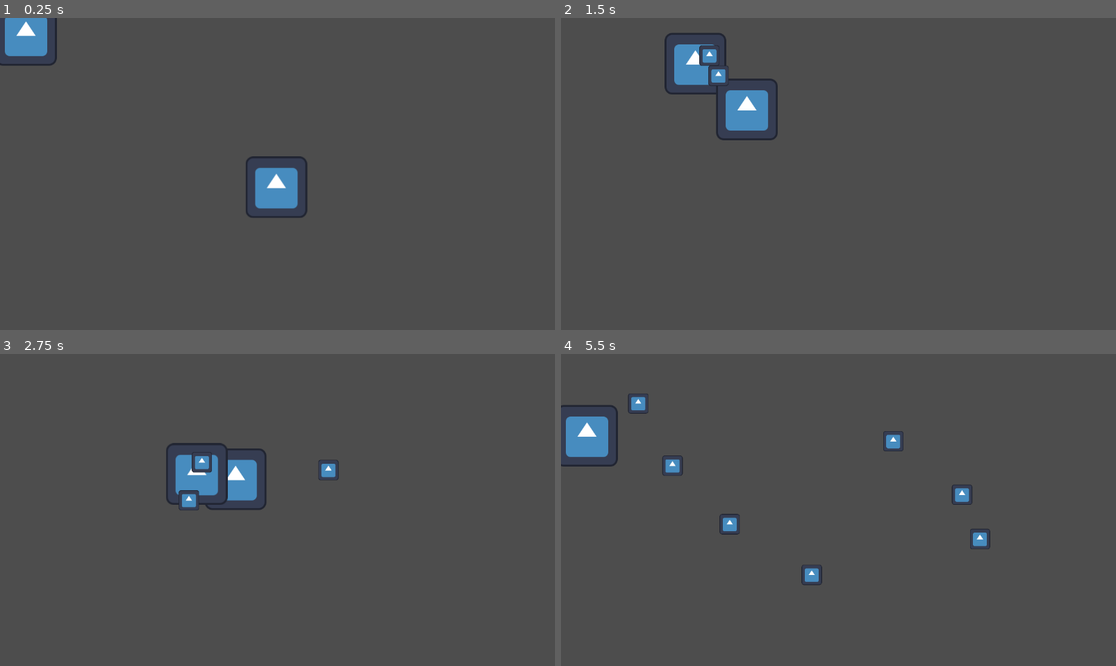
Above: before the commit, frames 1-4 (two rows, left to right).
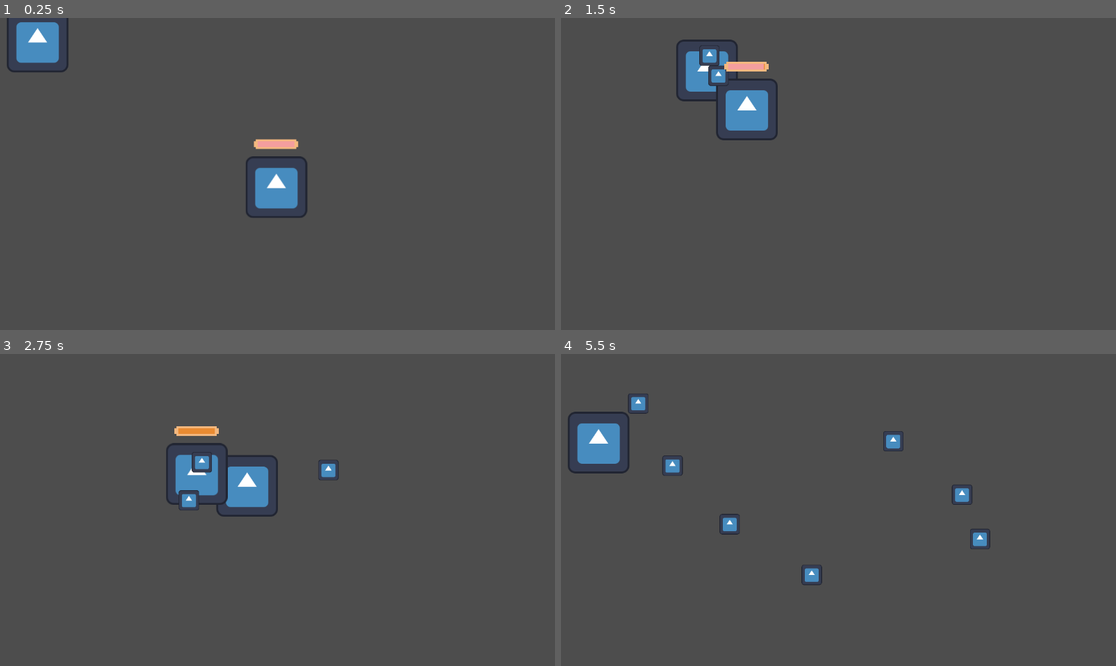
Above: after the commit, the same moments.

Repository: Nineteenn1/catsgame
Game: Godot game, scene res://scenes/main.tscn
The game is run twice, just before and just after one commit, with the same random seed, the same clock (stepped at 60 frames per second) and the same inputs. The engine's default icon, where the game draws it, is replaced by a stand-in: a white triangle on a blue panel in a dark square.
Inputs (mouse positions are in pixels of both pictures, inside the frame that each line leads up to):
- Up to frame 1 (0.25 s): no input
- Up to frame 2 (1.5 s): move the mouse to (960, 158) at 0.52 s; hold D (RIGHT) 0.53-1.28 s; click (960, 158) at 0.6 s; move the mouse to (727, 189) at 1.27 s; hold S (DOWN) from 1.28 s (still down); click (727, 189) at 1.35 s
- Up to frame 3 (2.75 s): move the mouse to (333, 441) at 2.02 s; release S (DOWN) at 2.03 s; hold D (RIGHT) from 2.03 s (still down); click (333, 441) at 2.1 s
- Up to frame 4 (5.5 s): move the mouse to (810, 572) at 2.77 s; release D (RIGHT) at 2.78 s; hold W (UP) 2.78-3.53 s; click (810, 572) at 2.85 s; move the mouse to (1005, 556) at 3.52 s; hold A (LEFT) 3.53-5.03 s; click (1005, 556) at 3.6 s; move the mouse to (672, 463) at 4.27 s; click (672, 463) at 4.35 s; move the mouse to (866, 510) at 5.02 s; hold S (DOWN) from 5.03 s (still down); click (866, 510) at 5.1 s

The runs differ from the first frame. In frame 1, 1.4% of the frame differs, in the area x 0-54%, y 0-43%; in frame 2, 1.2%; in frame 3, 1.2%; in frame 4, 1.3%.

Commit message:
health bar; attempt at fixing bullets

Diff:
--- a/cats/scenes/main.tscn
+++ b/cats/scenes/main.tscn
@@ -1,8 +1,10 @@
-[gd_scene load_steps=5 format=3 uid="uid://igp5jqddcu7p"]
+[gd_scene load_steps=7 format=3 uid="uid://igp5jqddcu7p"]
 
 [ext_resource type="Script" path="res://scripts/cat.gd" id="1_mi3io"]
 [ext_resource type="Texture2D" uid="uid://dvktunpm3xy3n" path="res://icon.svg" id="2_8qjsf"]
 [ext_resource type="Script" path="res://scripts/rat.gd" id="3_74ry7"]
+[ext_resource type="Texture2D" uid="uid://beehb47sfkx3d" path="res://gfx/bar_under.png" id="4_f1qjv"]
+[ext_resource type="Texture2D" uid="uid://vnfcg2sr53xk" path="res://gfx/progress.png" id="5_k1yca"]
 
 [sub_resource type="RectangleShape2D" id="RectangleShape2D_kepou"]
 size = Vector2(126, 128)
@@ -14,7 +16,7 @@
 script = ExtResource("1_mi3io")
 
 [node name="Sprite2D" type="Sprite2D" parent="cat"]
-position = Vector2(0, 1)
+position = Vector2(24, 15)
 texture = ExtResource("2_8qjsf")
 
 [node name="CollisionShape2D" type="CollisionShape2D" parent="cat"]
@@ -37,4 +39,16 @@
 position = Vector2(2, -7)
 shape = SubResource("RectangleShape2D_kepou")
 
+[node name="CanvasLayer" type="CanvasLayer" parent="rat"]
+
+[node name="TextureProgressBar" type="TextureProgressBar" parent="rat/CanvasLayer"]
+offset_left = 550.0
+offset_top = 240.0
+offset_right = 678.0
+offset_bottom = 368.0
+step = 20.0
+value = 100.0
+texture_under = ExtResource("4_f1qjv")
+texture_progress = ExtResource("5_k1yca")
+
 [connection signal="body_entered" from="rat/Area2D" to="rat" method="_on_area_2d_body_entered"]
--- a/cats/scripts/bullet.gd
+++ b/cats/scripts/bullet.gd
@@ -2,7 +2,13 @@
 
 
 var mouse_position = Vector2(0, 0)
+var direction = Vector2(0 ,0)
 const SPEED = 300
+
+#func _process(delta: float) -> void:
+
+
+
 
 func _physics_process(delta: float) -> void:
 	velocity = global_position.direction_to(mouse_position) * SPEED
--- a/cats/scripts/cat.gd
+++ b/cats/scripts/cat.gd
@@ -42,7 +42,8 @@
 		bullet = bullet_scene.instantiate()
 		get_parent().add_child(bullet)
 		bullet.position = position
-
+		print(position)
+		print(position*2)
 		# on collision
 		# health bar
 
@@ -52,3 +53,10 @@
 	if e is InputEventMouseButton:
 		print("Mouse Click/Unclick at: ", e.position)
 		bullet.mouse_position = e.position #+ abs(e.position - position)
+
+		#bullet.mouse_position += Vector2(sqrt(bullet.mouse_position.x * bullet.mouse_position.x),
+		#sqrt(bullet.mouse_position.y * bullet.mouse_position.y))
+
+		#var bullet.mouse_position
+	#	bullet.direction.x =
+		#bullet.direction.y =
--- a/cats/scripts/rat.gd
+++ b/cats/scripts/rat.gd
@@ -12,6 +12,12 @@
 
 func takeDamage(damage: int):
 	health -= damage
+	$CanvasLayer/TextureProgressBar.value = health
+
+
+func _ready():
+		$CanvasLayer/TextureProgressBar.value = health
+
 
 func die():
 	# particle animation
@@ -23,13 +29,15 @@
 	cat_position = cat_node.get("position")
 	cat_velocity = cat_node.get("velocity")
 
-func _physics_process(delta: float) -> void:
-	velocity = global_position.direction_to(cat_position) * SPEED
-
+	$CanvasLayer/TextureProgressBar.position = Vector2(position.x - 65, position.y - 150)
 
 
 	if health == 0:
 		die()
+
+func _physics_process(delta: float) -> void:
+	velocity = global_position.direction_to(cat_position) * SPEED
+
 
 	#if not (position == cat_position):
 	move_and_slide()
@@ -39,3 +47,4 @@
 #	if body.name == "Bullet":
 	takeDamage(20)
 	print(health)
+	$CanvasLayer/TextureProgressBar.value = health
Binary file added: cats/gfx/bar_under.png
Not shown, added: cats/gfx/bar_under.png.import
Binary file added: cats/gfx/progress.png
Not shown, added: cats/gfx/progress.png.import
Not shown, changed: plan.txt
